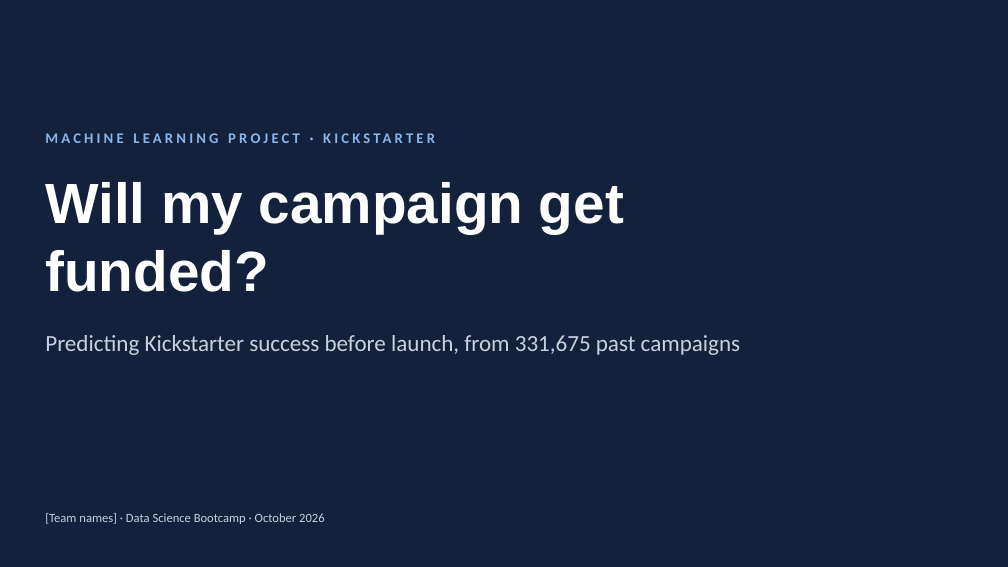
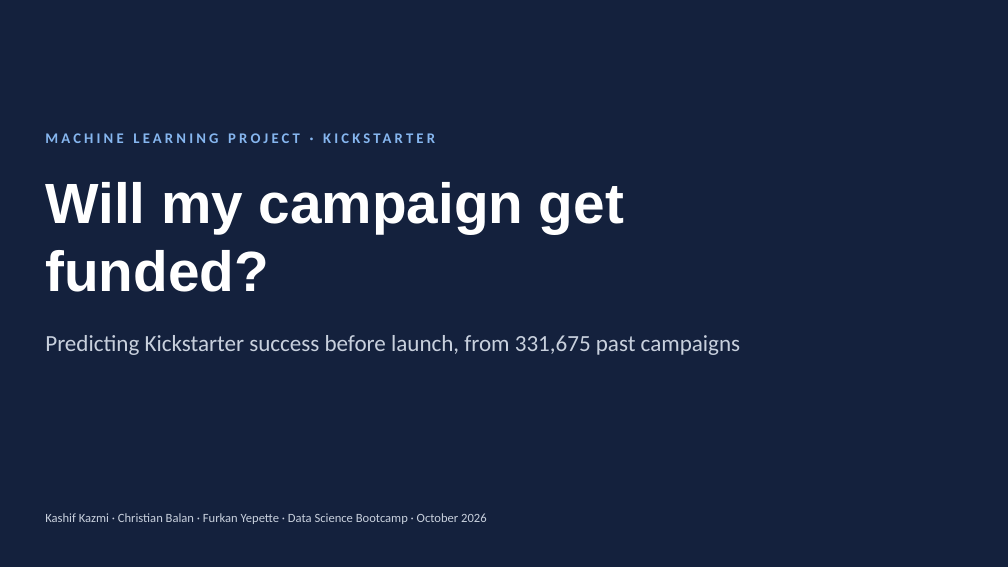
Before and after one commit to kazmithegreat12-lgtm/ds-ml-project, a slide deck: slide 1 of stakeholder_presentation/stakeholder_presentation.pptx. Drawn at 1008x567 pixels with LibreOffice and Linux fonts; fonts in the diff are those of the drawing. Boxes give left, top, right and bottom in pixels: in the first picture for what was removed or moved away, otherwise in the second. Text is boxed around its words. In the diff, an @@ line names an element or a change of style, - is before the commit and + after.

```diff
--- a/stakeholder_presentation/stakeholder_presentation.pptx
+++ b/stakeholder_presentation/stakeholder_presentation.pptx
@@ text at bbox=[45, 513, 487, 524]: text changed @@
-[Team names] · Data Science Bootcamp · October 2026
+Kashif Kazmi · Christian Balan · Furkan Yepette · Data Science Bootcamp · October 2026
```
Also in this commit, not shown: 6 other slides changed, 1 slide added, 2 other files.
